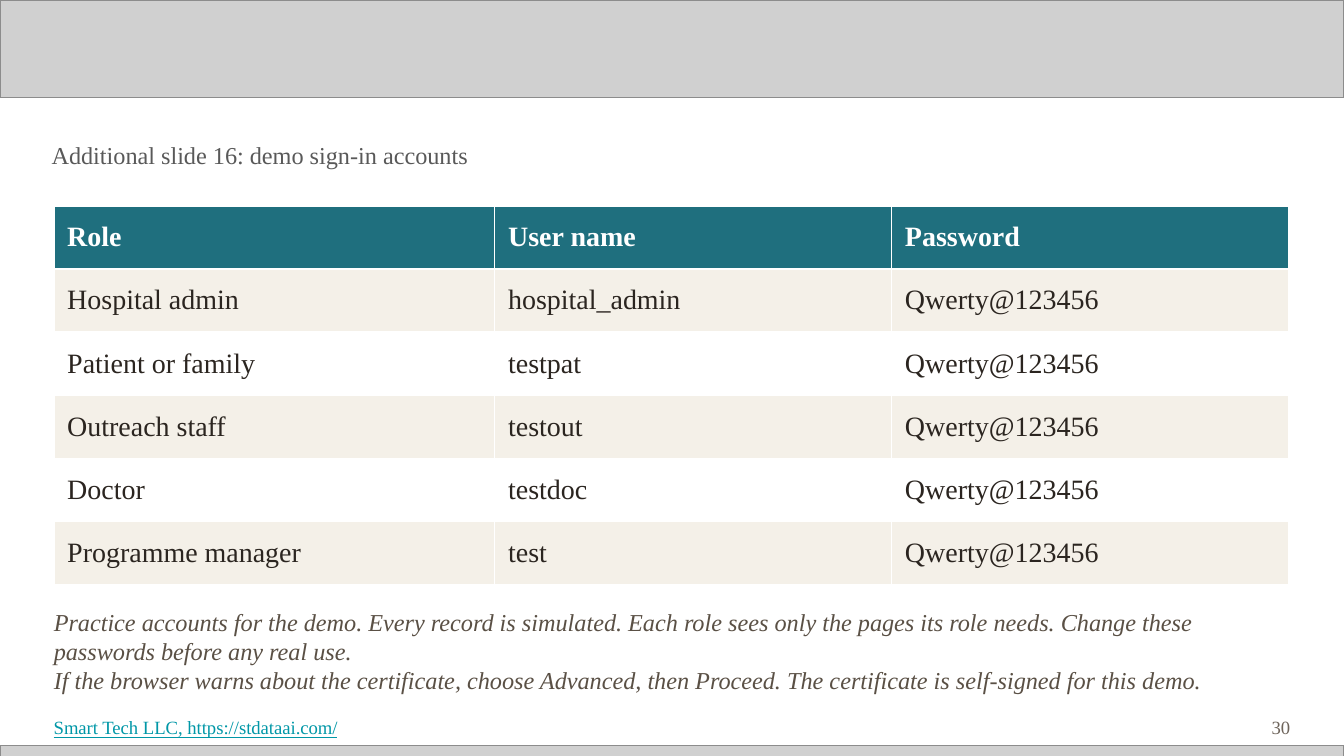
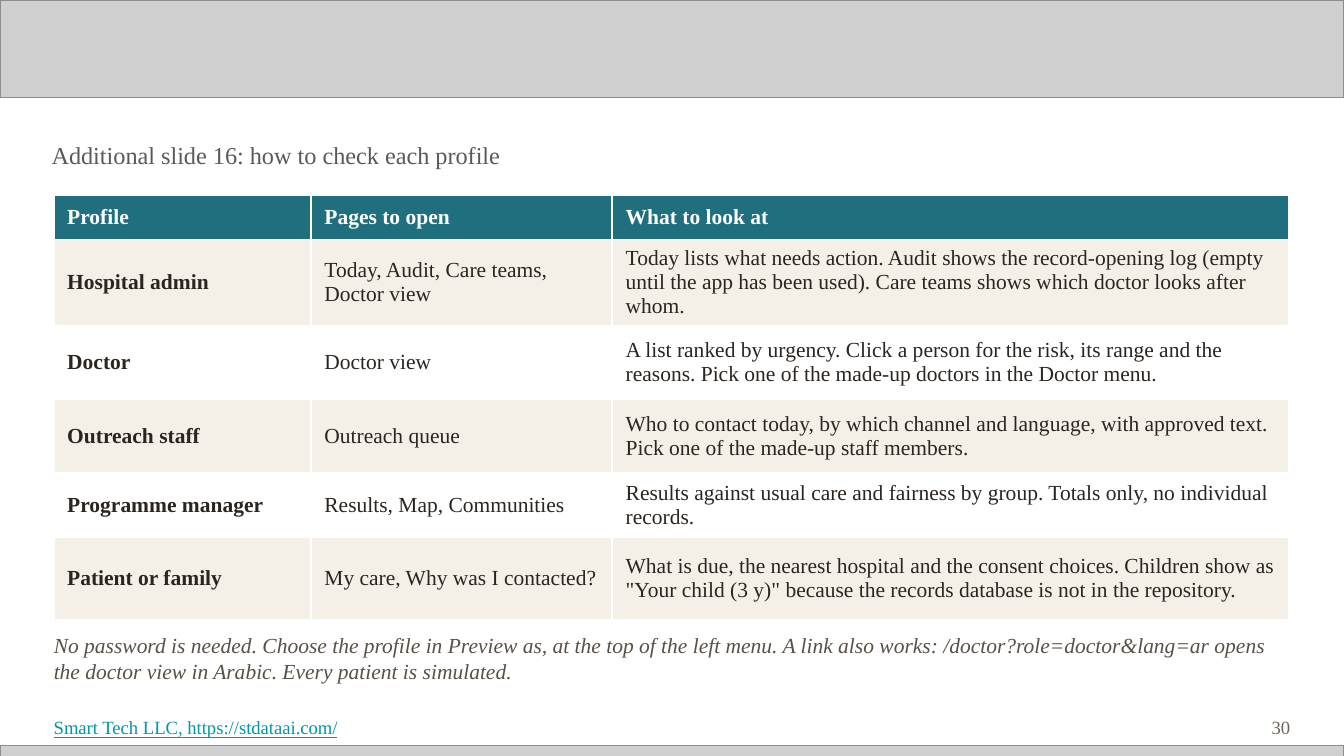
Before and after one commit to Smarttechk/Hack2Skill_Precision-Prevention, a slide deck: slide 30 of docs/Submission_Deck.pptx. Drawn at 1344x756 pixels with LibreOffice and Linux fonts; fonts in the diff are those of the drawing; grey boxes stand for pictures. Boxes give left, top, right and bottom in pixels: in the first picture for what was removed or moved away, otherwise in the second. Text is boxed around its words. In the diff, an @@ line names an element or a change of style, - is before the commit and + after.

```diff
--- a/docs/Submission_Deck.pptx
+++ b/docs/Submission_Deck.pptx
@@ text at (x1=52, y1=147, x2=500, y2=169): text changed @@
-Additional slide 16: demo sign-in accounts
+Additional slide 16: how to check each profile
@@ table at (x1=54, y1=195, x2=1288, y2=616) @@
-row 1: Role | User name | Password
+row 1: Profile | Pages to open | What to look at
-row 2, column 2: hospital_admin
+row 2, column 2: Today, Audit, Care teams, Doctor view
-row 2, column 3: Qwerty@123456
+row 2, column 3: Today lists what needs action. Audit shows the record-opening log (empty until the app has been used). Care teams shows which doctor looks after whom.
-row 3: Patient or family | testpat | Qwerty@123456
+row 3: Doctor | Doctor view | A list ranked by urgency. Click a person for the risk, its range and the reasons. Pick one of the made-up doctors in the Doctor menu.
-row 4, column 2: testout
+row 4, column 2: Outreach queue
-row 4, column 3: Qwerty@123456
+row 4, column 3: Who to contact today, by which channel and language, with approved text. Pick one of the made-up staff members.
-row 5: Doctor | testdoc | Qwerty@123456
+row 5: Programme manager | Results, Map, Communities | Results against usual care and fairness by group. Totals only, no individual records.
-row 6: Programme manager | test | Qwerty@123456
+row 6: Patient or family | My care, Why was I contacted? | What is due, the nearest hospital and the consent choices. Children show as "Your child (3 y)" because the records database is not in the repository.
@@ size 15 to 11.5 pt, bold on in "Hospital admin", "Outreach staff" @@
@@ table resized from (x1=54, y1=206, x2=1288, y2=585) to (x1=54, y1=195, x2=1288, y2=616) @@
@@ text at (x1=54, y1=638, x2=1264, y2=684): text changed; size 13 to 11.5 pt @@
-Practice accounts for the demo. Every record is simulated. Each role sees only the pages its role needs. Change these passwords before any real use.
-If the browser warns about the certificate, choose Advanced, then Proceed. The certificate is self-signed for this demo.
+No password is needed. Choose the profile in Preview as, at the top of the left menu. A link also works: /doctor?role=doctor&lang=ar opens the doctor view in Arabic. Every patient is simulated.
```
Also in this commit, not shown: 1 other slide changed, 2 other files.
